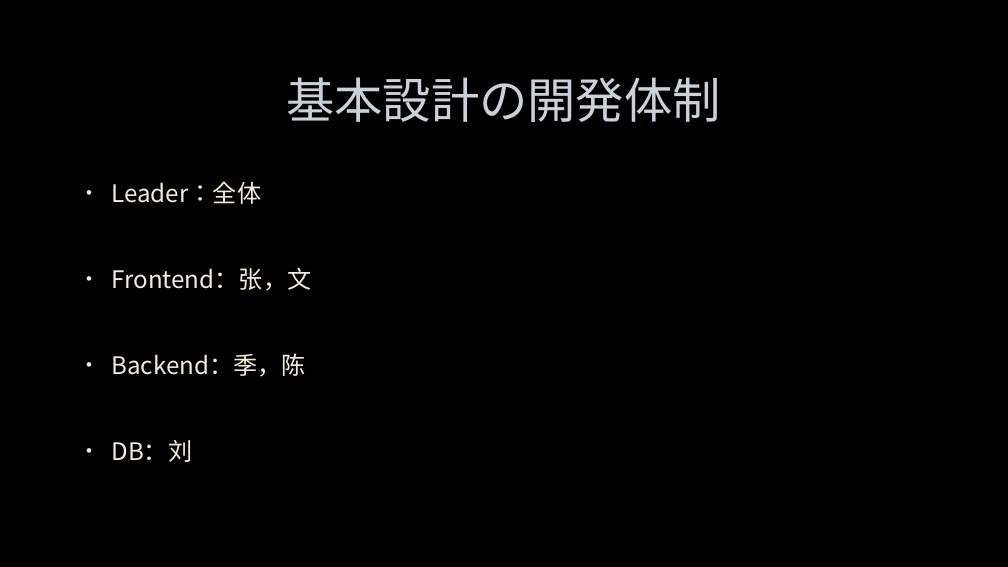
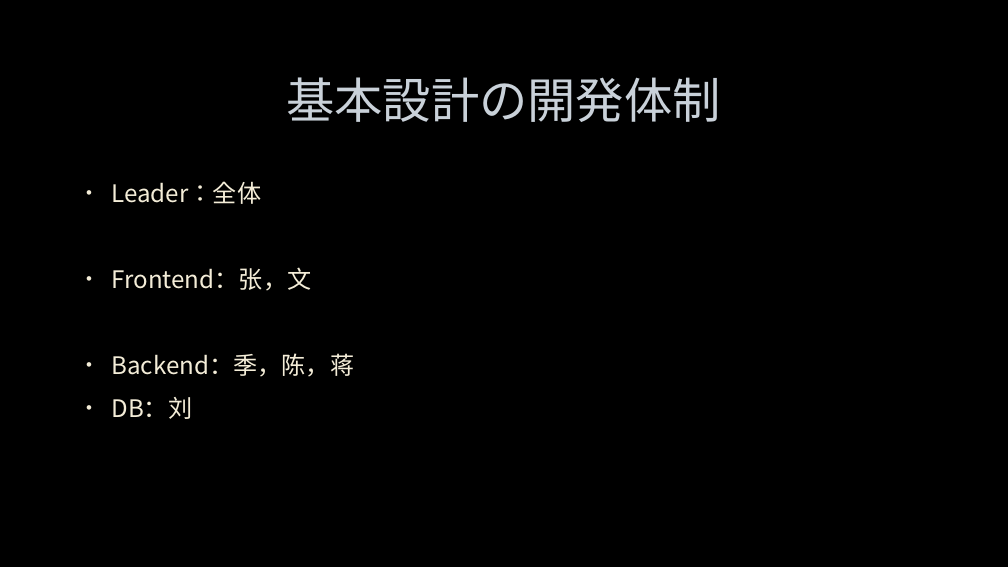
Before and after one commit to IotaTech-Info/certificate-online, a slide deck: slide 3 of doc/10_基本設計/14_運用系/運用設計書.pptx. Drawn at 1008x567 pixels with LibreOffice and Linux fonts; fonts in the diff are those of the drawing; background and template pictures are left out. Boxes give left, top, right and bottom in pixels: in the first picture for what was removed or moved away, otherwise in the second. Text is boxed around its words. In the diff, an @@ line names an element or a change of style, - is before the commit and + after.

```diff
--- a/doc/10_基本設計/14_運用系/運用設計書.pptx
+++ b/doc/10_基本設計/14_運用系/運用設計書.pptx
@@ text at [111, 353, 354, 377]: text changed @@
-• Backend：季，陈
+• Backend：季，陈，蒋
```
Also in this commit, not shown: 2 other files.
